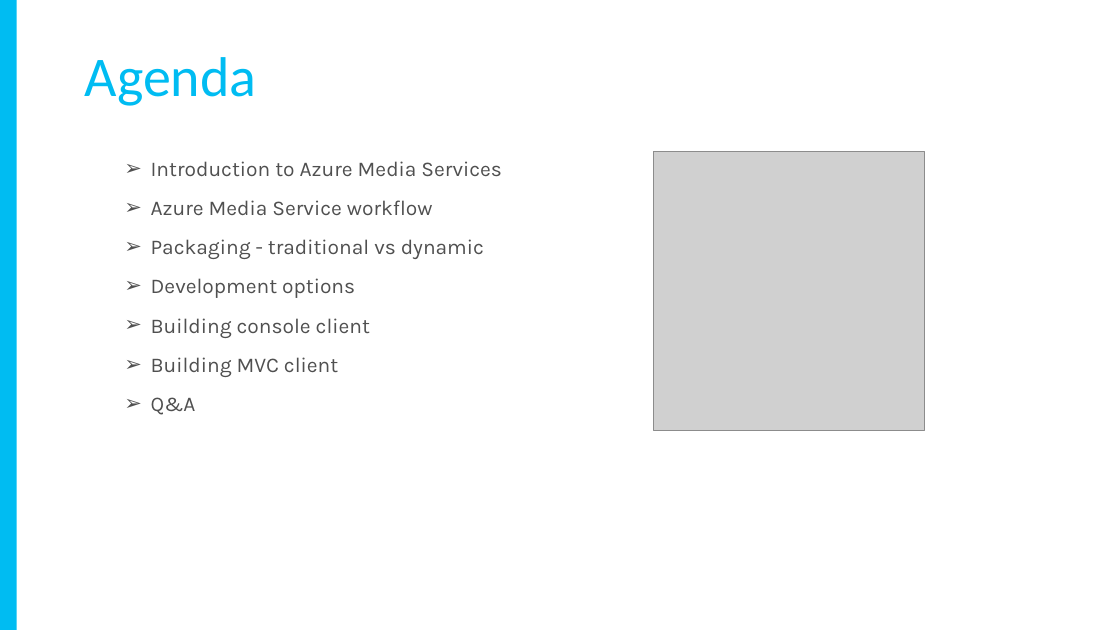
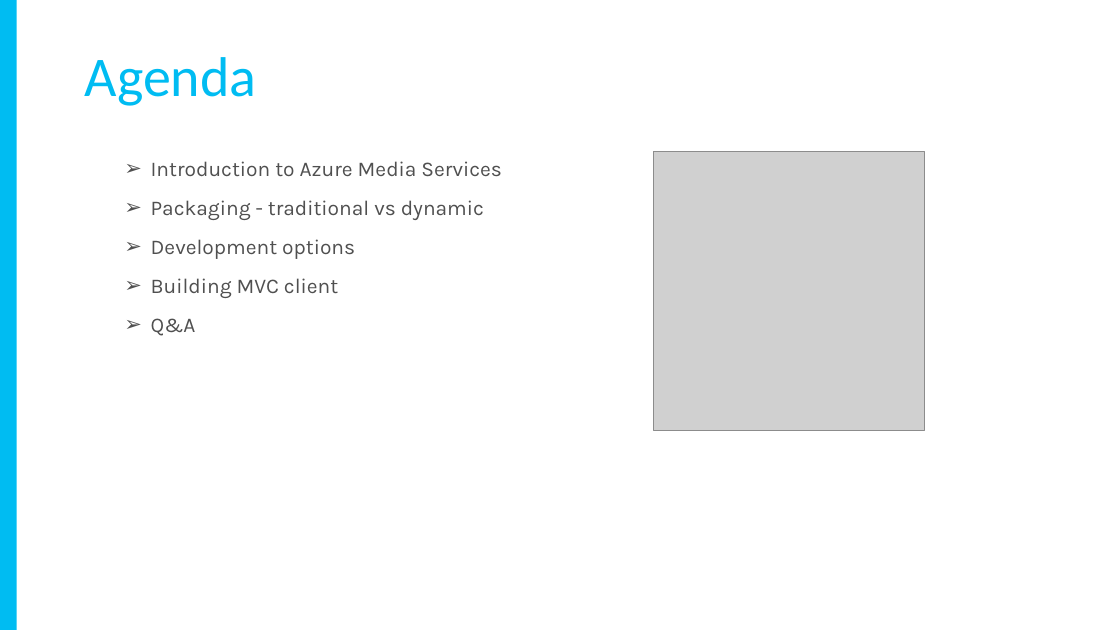
Before and after one commit to itorian/AzureMediaServicesMvc, a slide deck: slide 2 of AzureMediaServices/Screenshots_Presentation/AzureMediaServices.pptx. Drawn at 1120x630 pixels with LibreOffice and Linux fonts; fonts in the diff are those of the drawing; grey boxes stand for pictures. Boxes give left, top, right and bottom in pixels: in the first picture for what was removed or moved away, otherwise in the second. Text is boxed around its words. In the diff, an @@ line names an element or a change of style, - is before the commit and + after.

```diff
--- a/AzureMediaServices/Screenshots_Presentation/AzureMediaServices.pptx
+++ b/AzureMediaServices/Screenshots_Presentation/AzureMediaServices.pptx
@@ text at (151, 200, 433, 215): paragraph removed @@
-➢ Azure Media Service workflow
@@ text at (151, 318, 370, 338): paragraph removed @@
-➢ Building console client
```
Also in this commit, not shown: 2 other slides changed, 1 slide removed, 1 other file.
